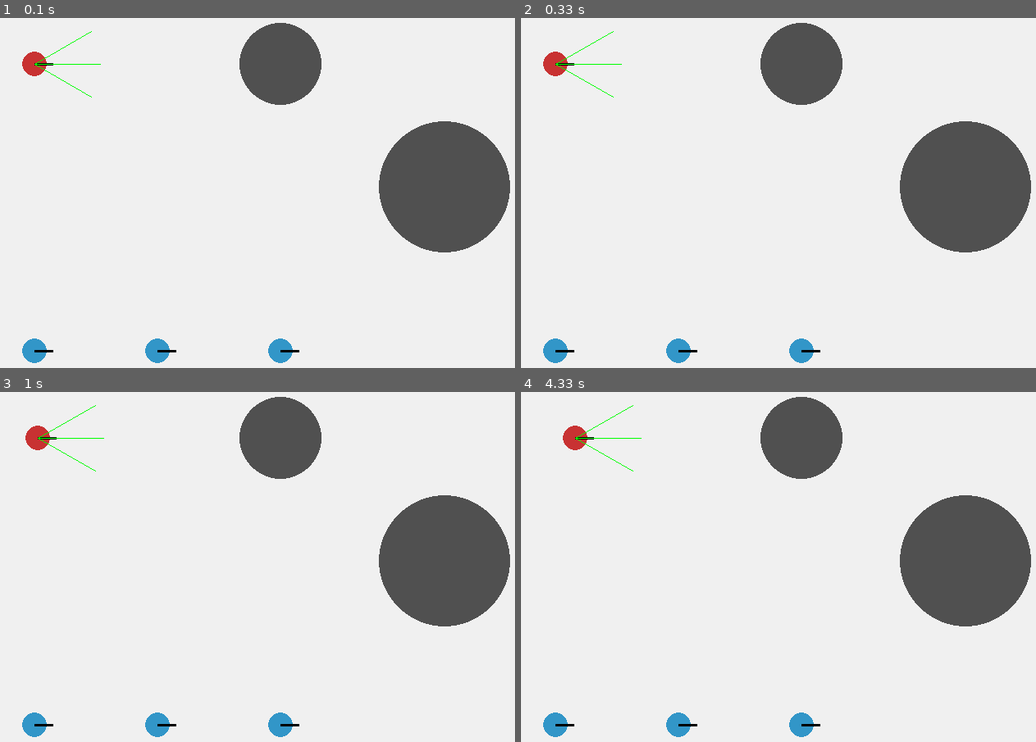
Above: before the commit, frames 1-4 (two rows, left to right).
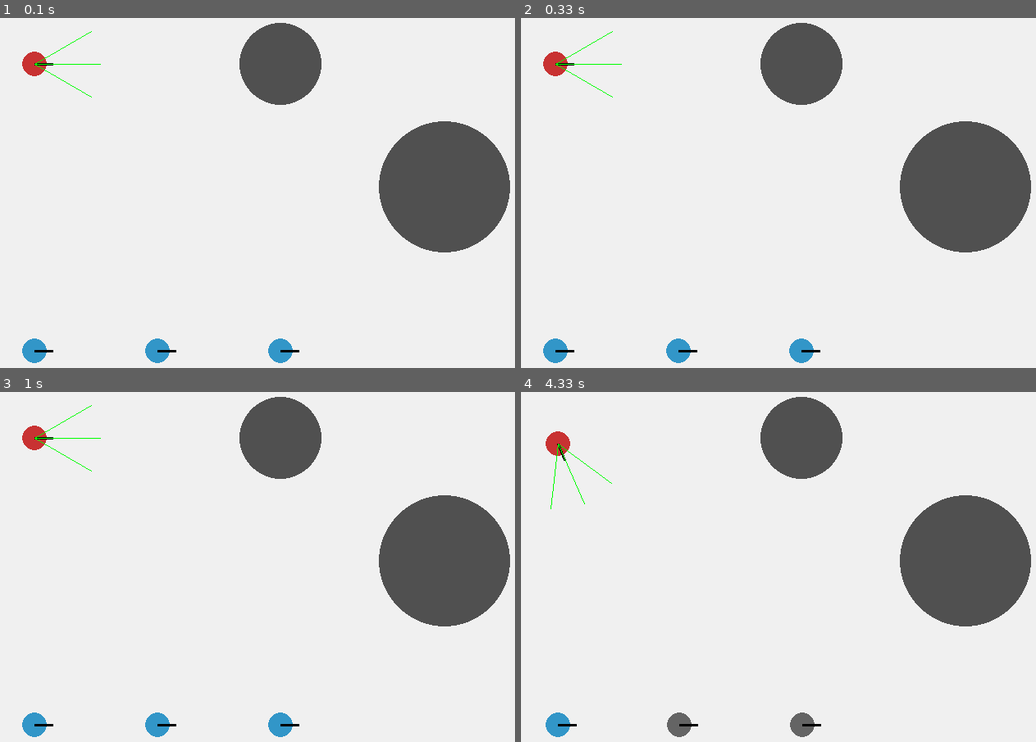
Above: after the commit, the same moments.

Repository: cyrileoppo/Robotique--copposite-mtarrab
Game: pygame game, started from projet_fil_rouge/clinique/__main__.py
The game is run twice, just before and just after one commit, with the same random seed, the same clock (stepped at 60 frames per second) and the same inputs.
Inputs:
- Up to frame 1 (0.1 s): no input
- Up to frame 2 (0.33 s): no input
- Up to frame 3 (1 s): no input
- Up to frame 4 (4.33 s): no input

Frame 1 is identical in both runs. In frame 2, less than 0.1% of the frame differs, in the area x 8-18%, y 3-23%; in frame 3, 0.2%; in frame 4, 1.2%, in the area x 4-59%, y 3-99%.

Commit message:
Feat: ajout des pannes aléatoires et navigation combinée vers cible

Diff:
--- a/projet_fil_rouge/clinique/__main__.py
+++ b/projet_fil_rouge/clinique/__main__.py
@@ -7,10 +7,10 @@
 from .modele.robot import RobotStandard, RobotAmbulance
 from .modele.obstacles import ObstacleCercle
 from .vue.vue_pygame import VuePygame
-from .controleur.strategies import Navigator, AvoidStrategy
+from .controleur.strategies import Navigator, GoalAndAvoidStrategy
 
 def parse_args():
-    """Gère les arguments en ligne de commande [cite: 35-46]."""
+    """Gère les arguments en ligne de commande."""
     parser = argparse.ArgumentParser(description="Simulation de la Clinique des Robots")
     parser.add_argument("--debug", action="store_true", help="Active les logs de niveau DEBUG")
     parser.add_argument("--nb-robots", type=int, default=3, help="Nombre de robots standards")
@@ -28,7 +28,7 @@
     # ==========================================
     env = Environnement(largeur, hauteur)
 
-    # Ajout de l'ambulance (orientée vers le premier obstacle)
+    # Ajout de l'ambulance
     ambulance = RobotAmbulance("Ambu-1", x=100, y=150)
     env.ajouter_robot(ambulance)
 
@@ -38,7 +38,7 @@
 
     # Ajout des robots standards
     for i in range(args.nb_robots):
-        # On les place en bas de l'écran pour l'instant
+        # On les place en bas de l'écran
         robot = RobotStandard(f"R-{i+1}", x=100 + i*150, y=500, poids=20)
         env.ajouter_robot(robot)
 
@@ -50,46 +50,62 @@
     # ==========================================
     # 3. CONTRÔLEUR (Intelligence et Navigation)
     # ==========================================
-    # Création de la stratégie d'évitement directionnel [cite: 770-773, 791-792]
-    strategy_evitement = AvoidStrategy(distance_securite=50.0)
-
-    # Le Navigator utilise la stratégie de manière transparente [cite: 740-753, 793-795]
-    navigator = Navigator(strategy_evitement)
+    # Création de la stratégie combinée (Évitement + Ciblage) [cite: 780-782]
+    strategy_evitement_et_ciblage = GoalAndAvoidStrategy(distance_securite=50.0)
 
     en_cours = True
     dt = 0.1
 
     logger.info("Démarrage de la boucle graphique.")
 
-    # Boucle principale de simulation [cite: 801-805]
     while en_cours:
-        # a) Gestion des événements utilisateur (fermer la fenêtre)
+        # a) Gestion des événements (fermer la fenêtre)
         for event in pygame.event.get():
             if event.type == pygame.QUIT:
                 en_cours = False
 
-        # b) Lecture des capteurs pour l'ambulance [cite: 802-803]
+        # b) Mise à jour de l'état des robots standards (pannes potentielles)
+        for robot in env.robots:
+            if isinstance(robot, RobotStandard):
+                robot.mettre_a_jour_etat()
+
+        # c) L'ambulance cherche une cible (le premier robot en panne)
+        robot_a_sauver = None
+        for robot in env.robots:
+            if robot.en_panne and isinstance(robot, RobotStandard):
+                robot_a_sauver = robot
+                break # On s'arrête au premier trouvé
+
+        # d) Mise à jour de la cible dans la stratégie
+        if robot_a_sauver:
+            strategy_evitement_et_ciblage.set_cible(robot_a_sauver.x, robot_a_sauver.y)
+        else:
+            strategy_evitement_et_ciblage.set_cible(None, None)
+
+        # e) Lecture des capteurs pour l'ambulance
         mesures = ambulance.capteur.read(env)
 
-        # c) Décision du Contrôleur (Navigation réactive) [cite: 804]
-        if mesures:
-            cmd_ambu = navigator.step(mesures)
-        else:
-            # S'il n'y a pas de mesures, on avance tout droit par défaut
-            cmd_ambu = (1.0, 0.0)
+        # f) Décision du Contrôleur
+        # On passe les mesures ET la position/orientation de l'ambulance à la stratégie
+        cmd_ambu = strategy_evitement_et_ciblage.compute_command(mesures, ambulance.x, ambulance.y, ambulance.theta)
 
-        # Préparation des commandes pour tous les robots
+        # g) Application des commandes
         commandes = {"Ambu-1": cmd_ambu}
         for i in range(args.nb_robots):
-            commandes[f"R-{i+1}"] = (0.0, 0.0) # Les standards restent immobiles pour le moment
+            robot_std = next(r for r in env.robots if r.id == f"R-{i+1}")
+            # Les standards avancent un peu s'ils ne sont pas en panne
+            if not robot_std.en_panne:
+                commandes[f"R-{i+1}"] = (0.3, 0.0)
+            else:
+                commandes[f"R-{i+1}"] = (0.0, 0.0)
 
-        # d) Mise à jour du Modèle (Application de la physique) [cite: 805]
+        # h) Mise à jour du Modèle
         env.step(commandes, dt)
 
-        # e) Mise à jour de la Vue (Dessin) [cite: 468]
+        # i) Mise à jour de la Vue
         vue.dessiner(env)
 
-        # f) Limiter la vitesse de la boucle (ex: 60 FPS)
+        # j) Limiter la vitesse de la boucle
         vue.horloge.tick(60)
 
     vue.quitter()
--- a/projet_fil_rouge/clinique/controleur/strategies.py
+++ b/projet_fil_rouge/clinique/controleur/strategies.py
@@ -1,3 +1,5 @@
+import math
+
 class Strategy:
     """Interface commune pour tous les comportements ."""
     def compute_command(self, observation):
@@ -38,3 +40,44 @@
     def step(self, observation):
         # Délègue le calcul à la stratégie active [cite: 746-747]
         return self.strategy.compute_command(observation)
+
+class GoalAndAvoidStrategy(Strategy):
+    """Combine l'attraction vers une cible et la répulsion des obstacles ."""
+    def __init__(self, distance_securite=50.0):
+        self.distance_securite = distance_securite
+        self.cible_x = None
+        self.cible_y = None
+
+    def set_cible(self, x, y):
+        self.cible_x = x
+        self.cible_y = y
+
+    def compute_command(self, observation, robot_x, robot_y, robot_theta):
+        # 1. Évitement prioritaire (Réflexe de survie)
+        if observation:
+            dist_gauche, dist_centre, dist_droite = observation
+            if dist_centre < self.distance_securite or dist_gauche < self.distance_securite or dist_droite < self.distance_securite:
+                if dist_gauche < dist_droite:
+                    return 0.2, 1.5  # Tourner droite
+                else:
+                    return 0.2, -1.5 # Tourner gauche
+
+        # 2. S'il n'y a pas d'obstacle et qu'on a une cible, on va vers elle
+        if self.cible_x is not None and self.cible_y is not None:
+            # Calcul de l'angle vers la cible
+            angle_cible = math.atan2(self.cible_y - robot_y, self.cible_x - robot_x)
+
+            # Différence d'angle (erreur)
+            erreur_angle = angle_cible - robot_theta
+
+            # Normalisation de l'angle entre -pi et pi
+            erreur_angle = (erreur_angle + math.pi) % (2 * math.pi) - math.pi
+
+            v_cmd = 1.0
+            # On tourne proportionnellement à l'erreur d'angle
+            omega_cmd = max(-1.0, min(1.0, erreur_angle * 2.0))
+
+            return v_cmd, omega_cmd
+
+        # 3. Comportement par défaut (Patrouille / Attente)
+        return 0.0, 0.0 # On reste sur place si on n'a rien à faire
--- a/projet_fil_rouge/clinique/modele/moteur.py
+++ b/projet_fil_rouge/clinique/modele/moteur.py
@@ -1,7 +1,7 @@
 import math
 
 class MoteurDifferentielRealiste:
-    def __init__(self, v_max=2.0, omega_max=1.0, a_max=0.5, frottement=0.1):
+    def __init__(self, v_max=20.0, omega_max=21.0, a_max=9.5, frottement=5.1):
         # Paramètres physiques
         self.v_max = v_max
         self.omega_max = omega_max
--- a/projet_fil_rouge/clinique/modele/robot.py
+++ b/projet_fil_rouge/clinique/modele/robot.py
@@ -1,4 +1,5 @@
 import math
+import random
 from .moteur import MoteurDifferentielRealiste
 from .capteurs import LidarMoustaches
 
@@ -29,7 +30,11 @@
 class RobotStandard(RobotMobile):
     def __init__(self, id_robot, x, y, poids):
         super().__init__(id_robot, x, y, poids)
-        # On pourrait ajouter un timer "silence radio" ici plus tard
+        self.probabilite_panne = 0.005
+    def mettre_a_jour_etat(self):
+        """Simule l'usure du robot."""
+        if not self.en_panne and random.random() < self.probabilite_panne:
+            self.en_panne = True
 
 class RobotAmbulance(RobotMobile):
     def __init__(self, id_robot, x, y, capacite_max=50):
Not shown, changed: robot.log
